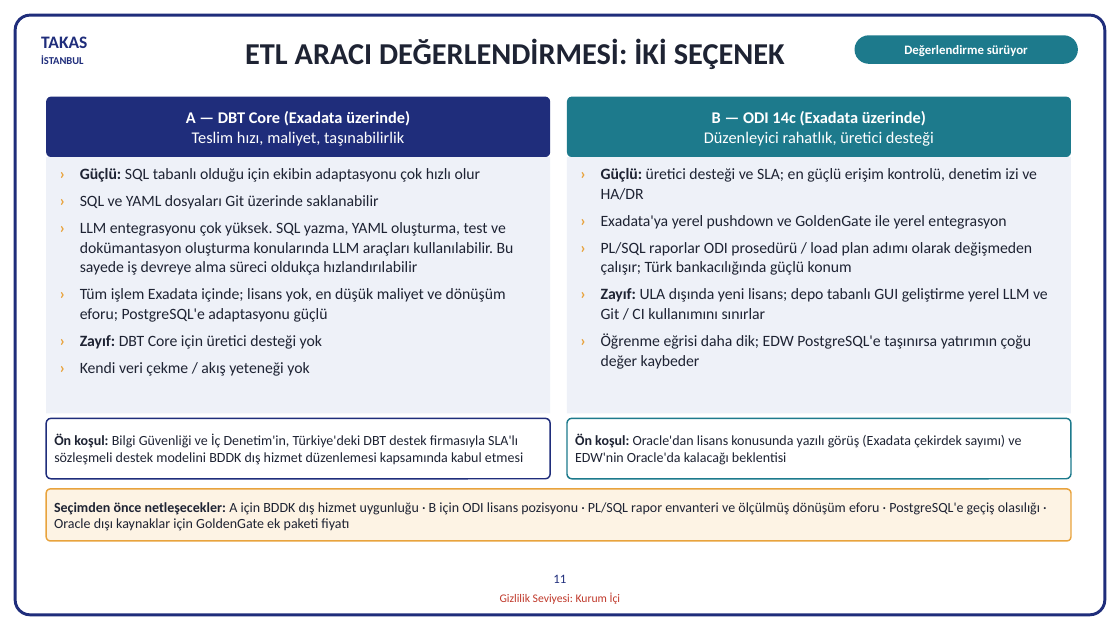
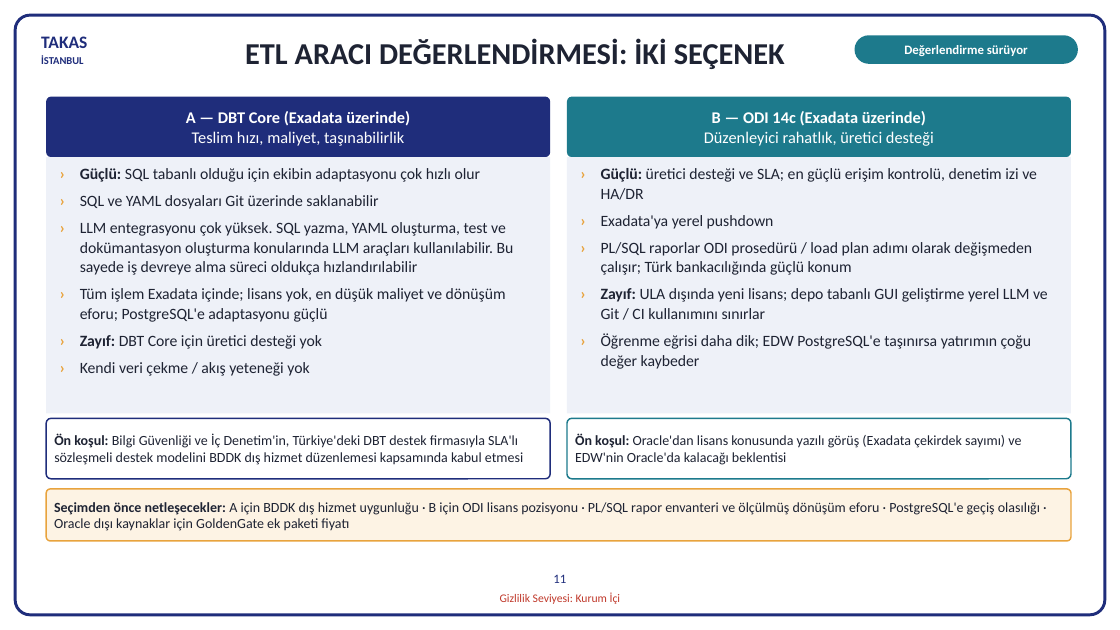
Before and after one commit to hanifidemirel0/Cursor-Projects, a slide deck: slide 11 of outputs/dwh-sunum-kasim-2026/5 - DWHSunum_Kasim2026.pptx. Drawn at 1120x630 pixels with LibreOffice and Linux fonts; fonts in the diff are those of the drawing. Boxes give left, top, right and bottom in pixels: in the first picture for what was removed or moved away, otherwise in the second. Text is boxed around its words. In the diff, an @@ line names an element or a change of style, - is before the commit and + after.

```diff
--- a/outputs/dwh-sunum-kasim-2026/5 - DWHSunum_Kasim2026.pptx
+++ b/outputs/dwh-sunum-kasim-2026/5 - DWHSunum_Kasim2026.pptx
@@ text at [601, 215, 774, 229]: text changed @@
-› Exadata'ya yerel pushdown ve GoldenGate ile yerel entegrasyon
+› Exadata'ya yerel pushdown
```
Also in this commit, not shown: 2 other files.
